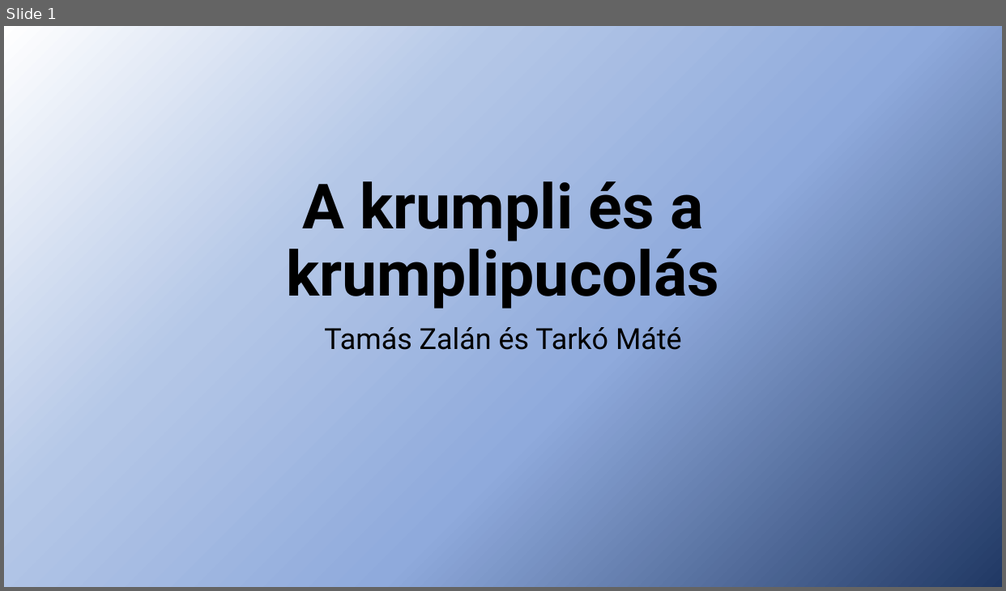
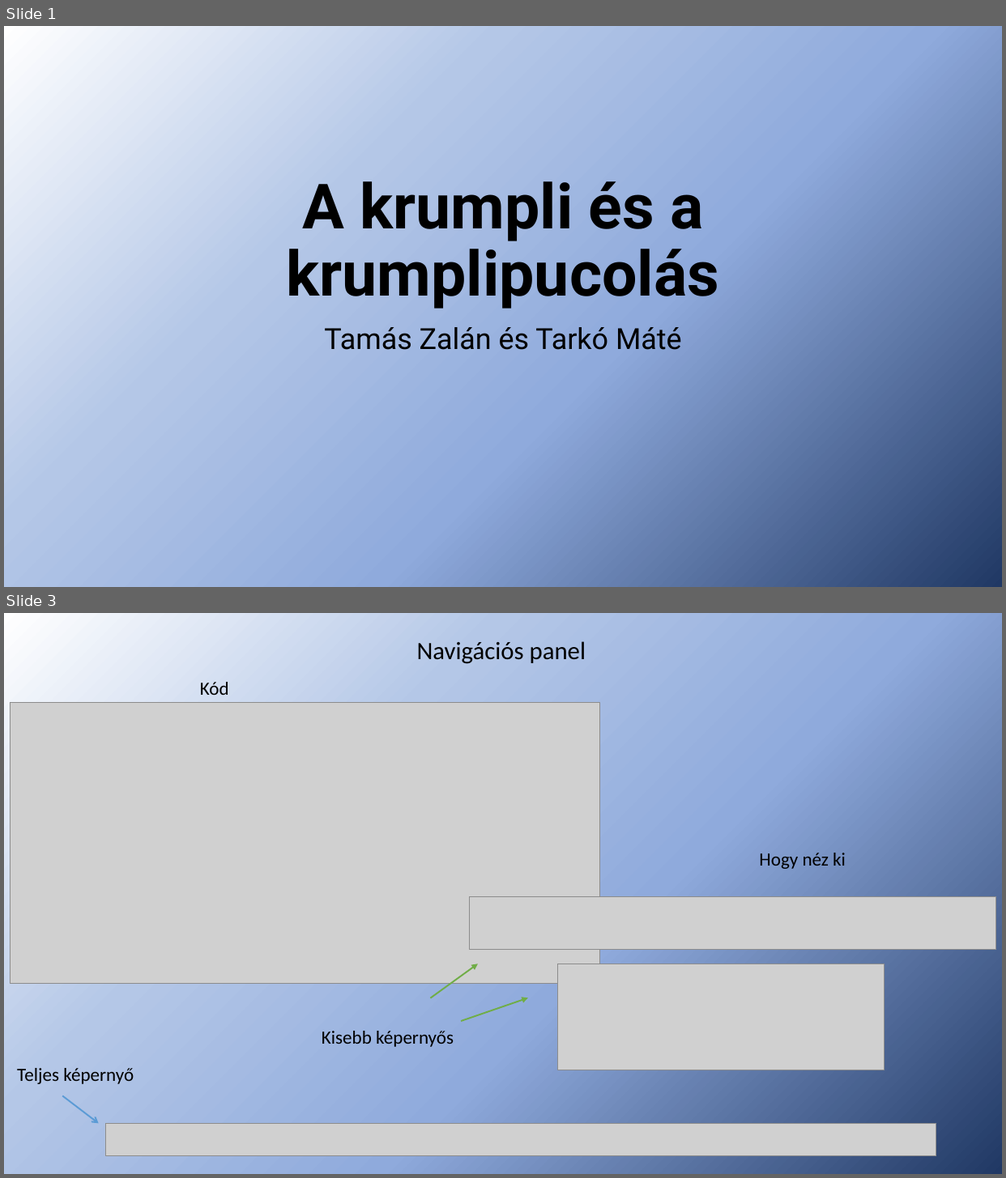
Before and after one commit to tamaszalanckik/beadando, a slide deck: A krumpli és a krumplipucolás.pptx. Shown one above the other, each under a label of ours: slide 1 before the commit, slides 1 and 3 after it; the slides between them are not shown. The pictures are 1006x591 and 1006x1178 pixels, drawn with LibreOffice and Linux fonts; fonts in the diff are those of the drawing; grey boxes stand for pictures. Boxes give left, top, right and bottom in pixels: in the first picture for what was removed or moved away, otherwise in the second. Text is boxed around its words. In the diff, an @@ line names an element or a change of style, - is before the commit and + after.

Commit message:
ppt +5 dia

```diff
--- a/A krumpli és a krumplipucolás.pptx
+++ b/A krumpli és a krumplipucolás.pptx
@@ slide 3 added at (4, 613, 1002, 1174), background gradient #FFFFFF to #B4C7E7 to #8FAADC to #203864 @@
@@ text added at (417, 641, 586, 664), 24 pt, text #000000 @@
+Navigációs panel
@@ text added at (200, 682, 229, 695), 18 pt, text #000000 @@
+Kód
@@ picture added at (10, 703, 600, 984) @@
@@ text added at (759, 853, 846, 869), 18 pt, text #000000 @@
+Hogy néz ki
@@ picture added at (469, 897, 996, 950) @@
@@ arrow added from (431, 999) to (478, 964), #70AD47 1.5 pt @@
@@ picture added at (558, 964, 884, 1071) @@
@@ arrow added from (462, 1021) to (528, 999), #70AD47 1.5 pt @@
@@ text added at (322, 1031, 454, 1047), 18 pt, text #000000 @@
+Kisebb képernyős
@@ text added at (17, 1068, 134, 1084), 18 pt, text #000000 @@
+Teljes képernyő
@@ arrow added from (62, 1097) to (98, 1123), #5B9BD5 1.5 pt @@
@@ picture added at (105, 1123, 936, 1157) @@
```
Also in this commit, not shown: 4 other slides added, 9 slides removed, 1 other file.
